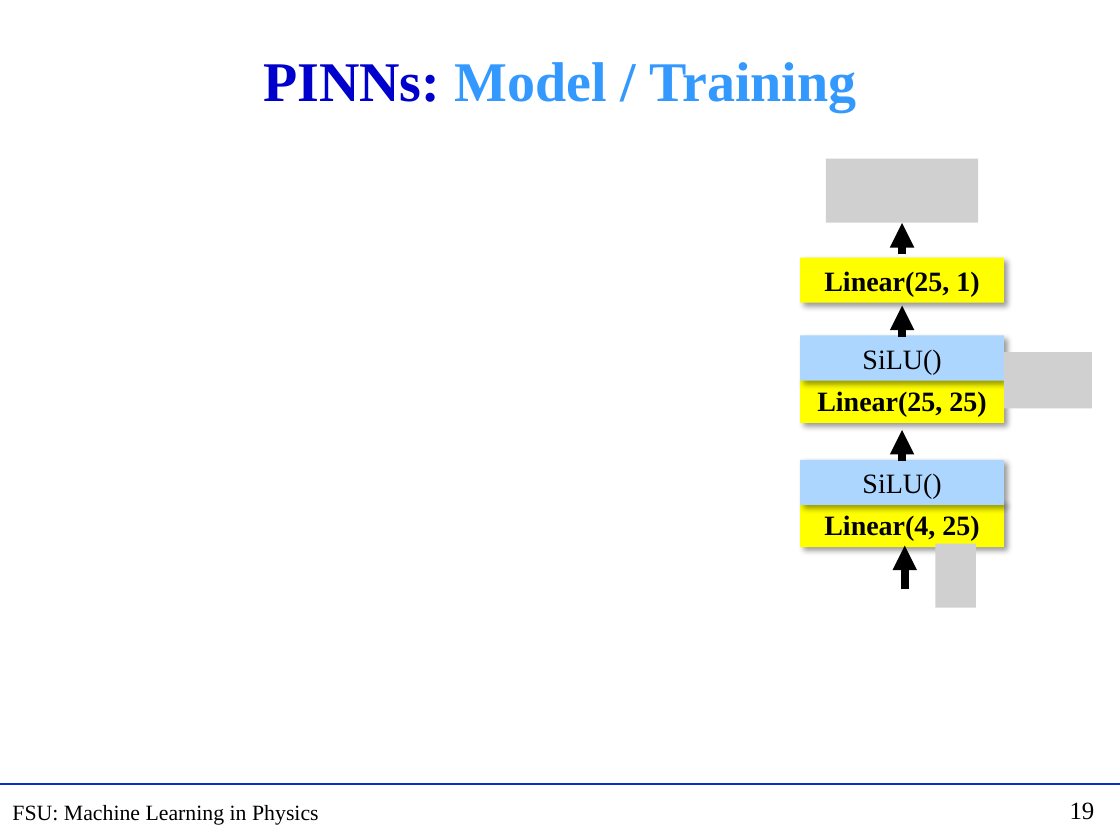
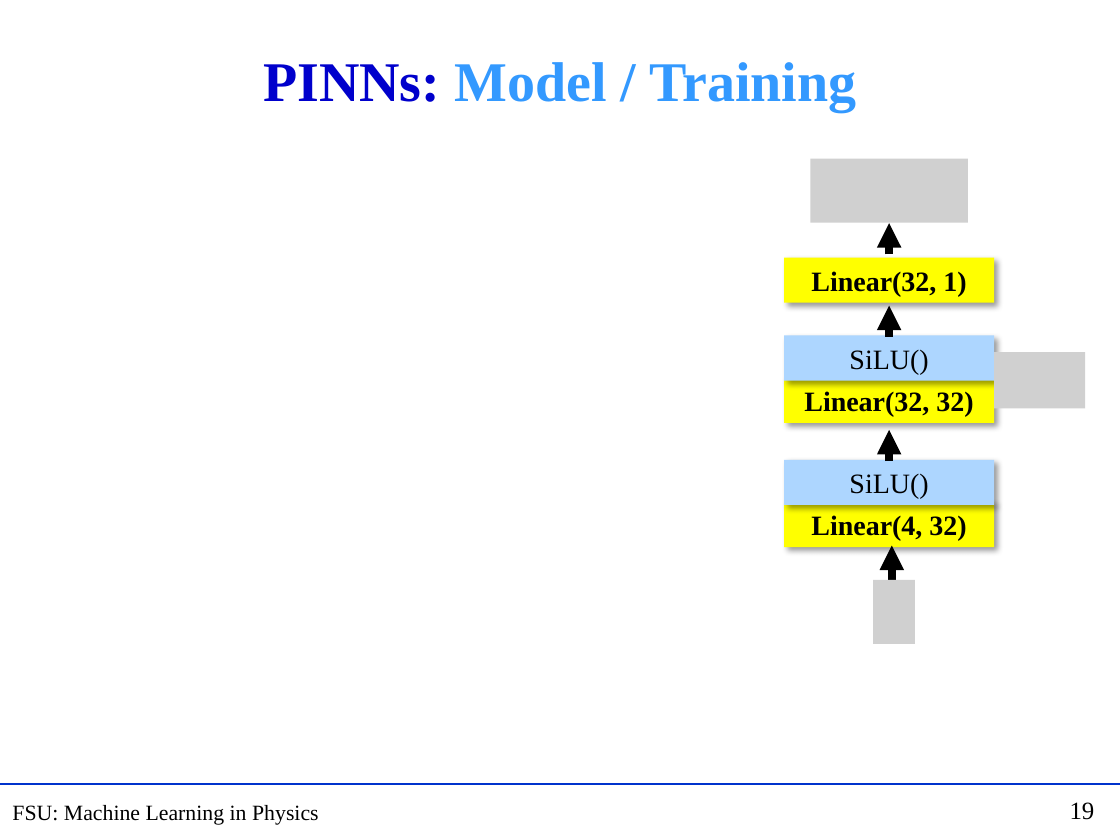
Before and after one commit to hbprosper/MLinPhysics, a slide deck: slide 19 of Lectures/Week08/Lecture14.pptx. Drawn at 1120x840 pixels with LibreOffice and Linux fonts; fonts in the diff are those of the drawing; grey boxes stand for pictures. Boxes give left, top, right and bottom in pixels: in the first picture for what was removed or moved away, otherwise in the second. Text is boxed around its words. In the diff, an @@ line names an element or a change of style, - is before the commit and + after.

```diff
--- a/Lectures/Week08/Lecture14.pptx
+++ b/Lectures/Week08/Lecture14.pptx
@@ picture: place and size @@
-picture at (825, 159, 978, 223)
+picture at (811, 159, 969, 223)
@@ rectangle "Linear(32, 1)": place and size @@
-rectangle "Linear(32, 1)" at (800, 258, 1004, 302)
+rectangle "Linear(32, 1)" at (784, 258, 995, 302)
@@ text in rectangle at (811, 271, 966, 296): text changed @@
-Linear(25, 1)
+Linear(32, 1)
@@ rectangle "SiLU()": place and size @@
-rectangle "SiLU()" at (800, 336, 1004, 381)
+rectangle "SiLU()" at (784, 336, 995, 381)
@@ picture: place and size @@
-picture at (1004, 352, 1092, 408)
+picture at (995, 352, 1085, 408)
@@ rectangle "Linear(32, 32)": place and size @@
-rectangle "Linear(32, 32)" at (800, 377, 1004, 422)
+rectangle "Linear(32, 32)" at (784, 377, 995, 422)
@@ text in rectangle at (804, 391, 973, 416): text changed @@
-Linear(25, 25)
+Linear(32, 32)
@@ rectangle "SiLU()": place and size @@
-rectangle "SiLU()" at (800, 460, 1004, 505)
+rectangle "SiLU()" at (784, 460, 995, 505)
@@ rectangle "Linear(4, 32)": place and size @@
-rectangle "Linear(4, 32)" at (800, 502, 1004, 547)
+rectangle "Linear(4, 32)" at (784, 502, 995, 547)
@@ text in rectangle at (811, 515, 966, 541): text changed @@
-Linear(4, 25)
+Linear(4, 32)
@@ 4 arrows: place and size @@
-4 arrows at (902, 223, 905, 589)
+4 arrows at (889, 223, 892, 589)
@@ picture removed at (935, 543, 976, 607) @@
@@ picture added at (874, 580, 915, 644) @@
```
Also in this commit, not shown: 2 other slides changed, 25 other files.
